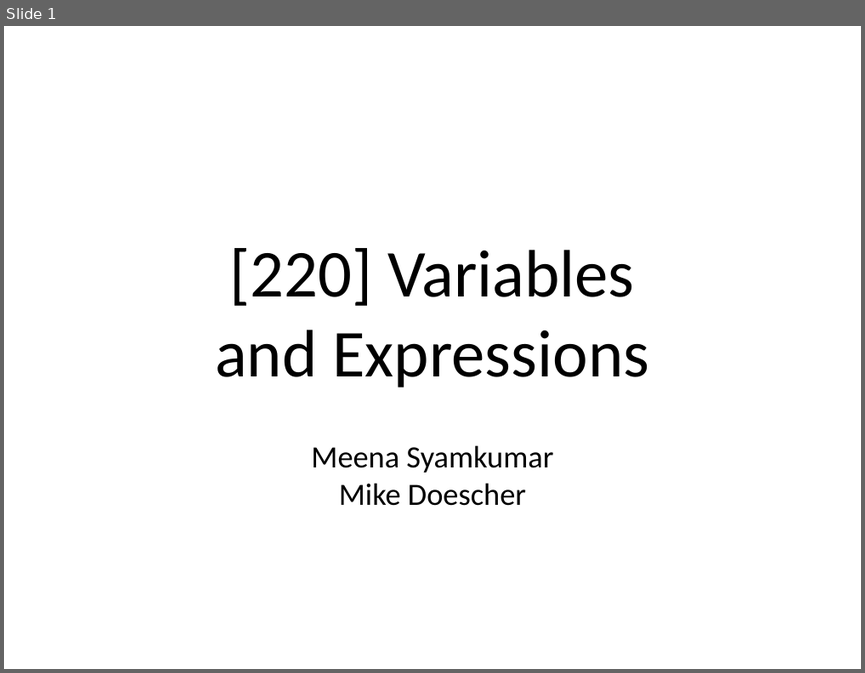
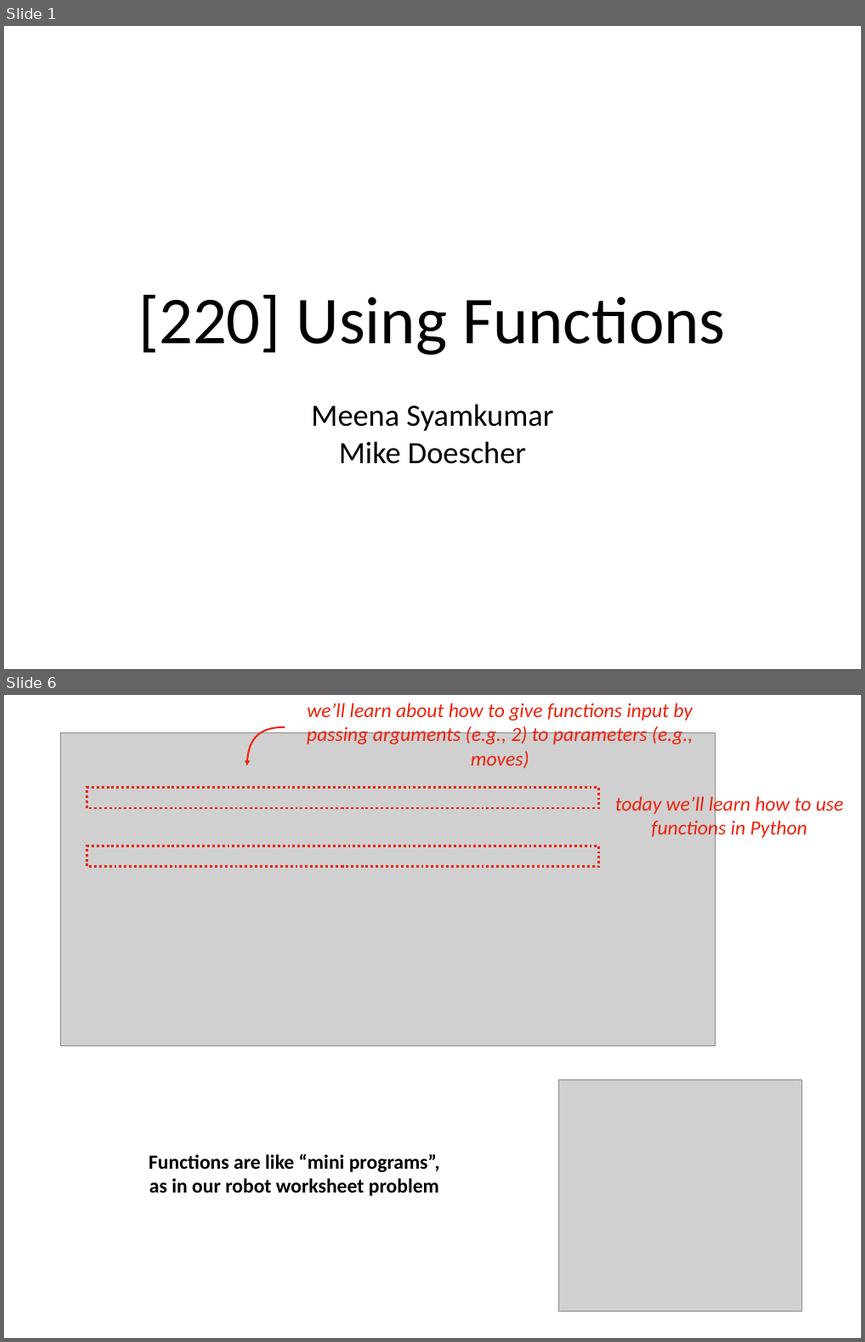
Before and after one commit to tylerharter/caraza-harter-com, a slide deck: tyler/meena/cs220/f20/materials/lec_05_F20.ppt. Shown one above the other, each under a label of ours: slide 1 before the commit, slides 1 and 6 after it; the slides between them are not shown. The pictures are 865x673 and 865x1342 pixels, drawn with LibreOffice and Linux fonts; fonts in the diff are those of the drawing; grey boxes stand for pictures. Boxes give left, top, right and bottom in pixels: in the first picture for what was removed or moved away, otherwise in the second. Text is boxed around its words. In the diff, an @@ line names an element or a change of style, - is before the commit and + after.

```diff
--- a/tyler/meena/cs220/f20/materials/lec_05_F20.ppt
+++ b/tyler/meena/cs220/f20/materials/lec_05_F20.ppt
@@ slide 6 added at (x1=4, y1=695, x2=861, y2=1338), background #FFFFFF @@
@@ text added at (x1=307, y1=703, x2=692, y2=768), 24 pt, text #EE220C, italic @@
+we’ll learn about how to give functions input by passing arguments (e.g., 2) to parameters (e.g., moves)
@@ picture added at (x1=61, y1=733, x2=715, y2=1046) @@
@@ freeform shape added at (x1=247, y1=727, x2=284, y2=766), outline #EE220C 2.01 pt @@
@@ rectangle added at (x1=87, y1=787, x2=599, y2=808), outline #EE220C 3 pt dashed @@
@@ text added at (x1=615, y1=794, x2=844, y2=840), 24 pt, text #EE220C, italic @@
+today we’ll learn how to use functions in Python
@@ rectangle added at (x1=87, y1=845, x2=599, y2=867), outline #EE220C 3 pt dashed @@
@@ picture added at (x1=558, y1=1079, x2=802, y2=1310) @@
@@ text added at (x1=148, y1=1153, x2=440, y2=1196), 24 pt, text #000000, bold @@
+Functions are like “mini programs”,
+as in our robot worksheet problem
@@ slide 1 changed as well @@
@@ title at (x1=138, y1=295, x2=726, y2=355): text changed @@
-[220] Variables
-and Expressions
+[220] Using Functions
@@ subtitle "Meena Syamkumar" moved from (x1=311, y1=445, x2=553, y2=505) to (x1=311, y1=403, x2=553, y2=464) @@
```
Also in this commit, not shown: 27 other slides added, 58 slides removed.
